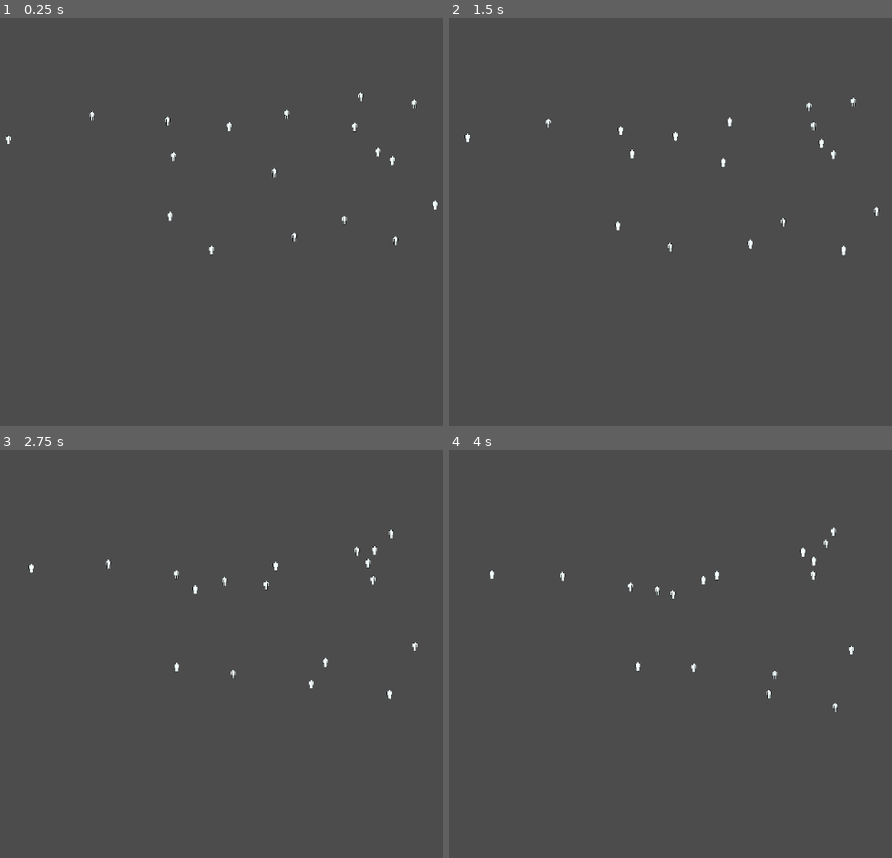
Above: before the commit, frames 1-4 (two rows, left to right).
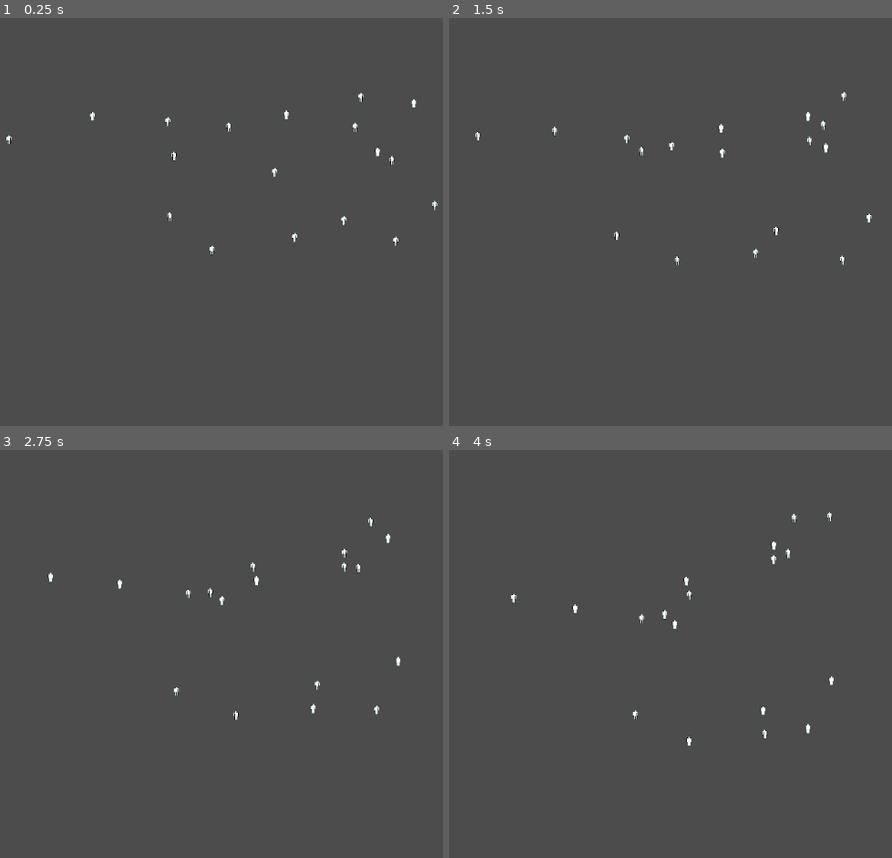
Above: after the commit, the same moments.

Repository: silverhammermba/GGJ2022
Game: Godot game, scene res://Battlefield.tscn
Same seed, same stepped clock (60 frames per second), same inputs: the game is played once before the commit and once after it.
Inputs:
- Up to frame 1 (0.25 s): no input
- Up to frame 2 (1.5 s): no input
- Up to frame 3 (2.75 s): no input
- Up to frame 4 (4 s): no input

The runs differ from the first frame. In frame 1, 0.3% of the frame differs, in the area x 1-99%, y 18-58%; in frame 2, 0.7%; in frame 3, 0.7%, in the area x 6-95%, y 16-67%; in frame 4, 0.7%.

Commit message:
switch to impulses to allow easier interaction

Diff:
--- a/Pawn.gd
+++ b/Pawn.gd
@@ -18,22 +18,19 @@
 func _physics_process(delta):
 	var bodies = friend_zone.get_overlapping_bodies()
 
-	if bodies.size() == 1:
-		return
+	if bodies.size() > 1:
+		var pull_angle = 0.0
 
-	var pull_angle = 0.0
+		for body in bodies:
+			if body == self:
+				continue
 
-	for body in bodies:
-		if body == self:
-			continue
+			pull_angle += target_dir.angle_to(body.global_position - global_position) * weight_toward_friends
+			pull_angle += target_dir.angle_to(body.target_dir) * weight_follow_herd
 
-		pull_angle += target_dir.angle_to(body.global_position - global_position) * weight_toward_friends
-		pull_angle += target_dir.angle_to(body.target_dir) * weight_follow_herd
+		var total_weight = (weight_toward_friends + weight_follow_herd) * (bodies.size() - 1)
+		pull_angle /= total_weight
 
-	var total_weight = (weight_toward_friends + weight_follow_herd) * (bodies.size() - 1)
-	pull_angle /= total_weight
+		target_dir = target_dir.rotated(clamp(pull_angle, -max_turn_per_sec * delta, max_turn_per_sec * delta))
 
-	target_dir = target_dir.rotated(clamp(pull_angle, -max_turn_per_sec * delta, max_turn_per_sec * delta))
-
-func _integrate_forces(state):
-	applied_force = target_dir * speed
+	apply_central_impulse(target_dir * speed)
--- a/Pawn.tscn
+++ b/Pawn.tscn
@@ -11,7 +11,8 @@
 [node name="Pawn" type="RigidBody2D"]
 mode = 2
 script = ExtResource( 2 )
-speed = 30
+speed = 1
+weight_follow_herd = 3.0
 
 [node name="CollisionShape2D" type="CollisionShape2D" parent="."]
 shape = SubResource( 1 )
